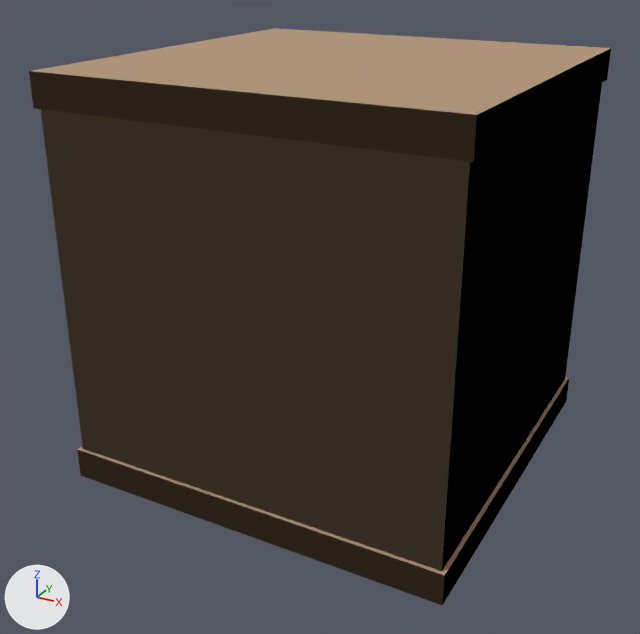
What one commit did to the glTF model assets/models/prop_crate.glb.
Both versions are drawn from a 50 mm camera at (0.999, -1.942, 1.306) aimed at (-0.026, -0.078, 0.373). Every picture has the same lights, and +X, +Y and +Z are marked at lower left. The picture after the commit comes second. Vertices at exactly the same position are counted once.

Names of what the first picture shows: 'prop'.
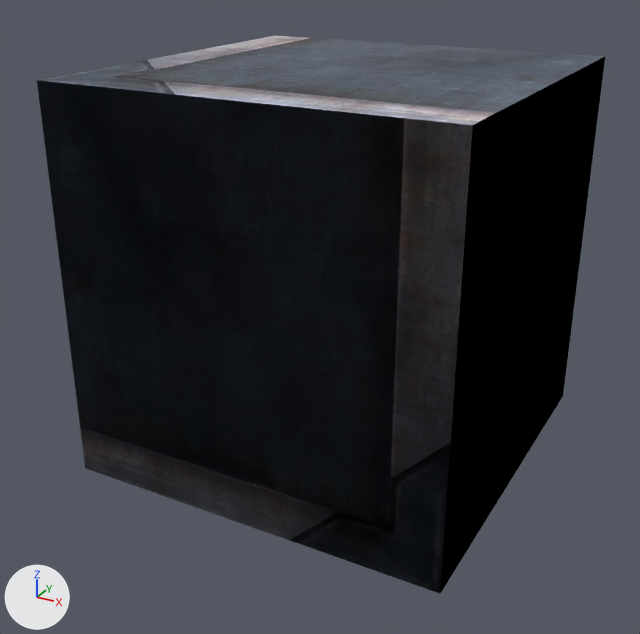
The change in detail:
Picture 'Image_0' (img_image_0) is new.
In material 'mat_0' (mat_mat_0), base_color is no longer (0.68, 0.5, 0.32), beige #d7bc99.
In material 'mat_0' (mat_mat_0), texture is now set to img_image_0.
me_mesh_0 is used by ob_prop; location (0.0, 0.0, 0.0).
me_mesh_0 had 24 vertices, 36 faces and spanned x -0.51..0.51, y -0.51..0.51, z -0.02..1.02.
me_mesh_0 now has 8 vertices, 12 faces and spans x -0.5..0.5, y -0.5..0.5, z 0.0..1.0.
me_mesh_0 part 1: the loose piece of 8 vertices spanning x -0.51..0.51, y -0.51..0.51, z -0.02..0.06 is deleted.
me_mesh_0 part 2: the loose piece of 8 vertices spanning x -0.51..0.51, y -0.51..0.51, z 0.94..1.02 is deleted.
me_mesh_0 no longer uses material mat_mat_1 (beige #b39576).
me_mesh_0 no longer uses material mat_mat_2 (beige #b39576).

Pixel boxes [x1, y1, x2, y2] of what changed, in the pictures (640 x 634 px):
'prop', surface changed, reshaped (darker): before [29, 28, 611, 605]; after [37, 36, 605, 593]
part 1 of me_mesh_0, deleted: before [77, 377, 569, 605]
part 2 of me_mesh_0, deleted (beige): before [29, 28, 611, 162]
